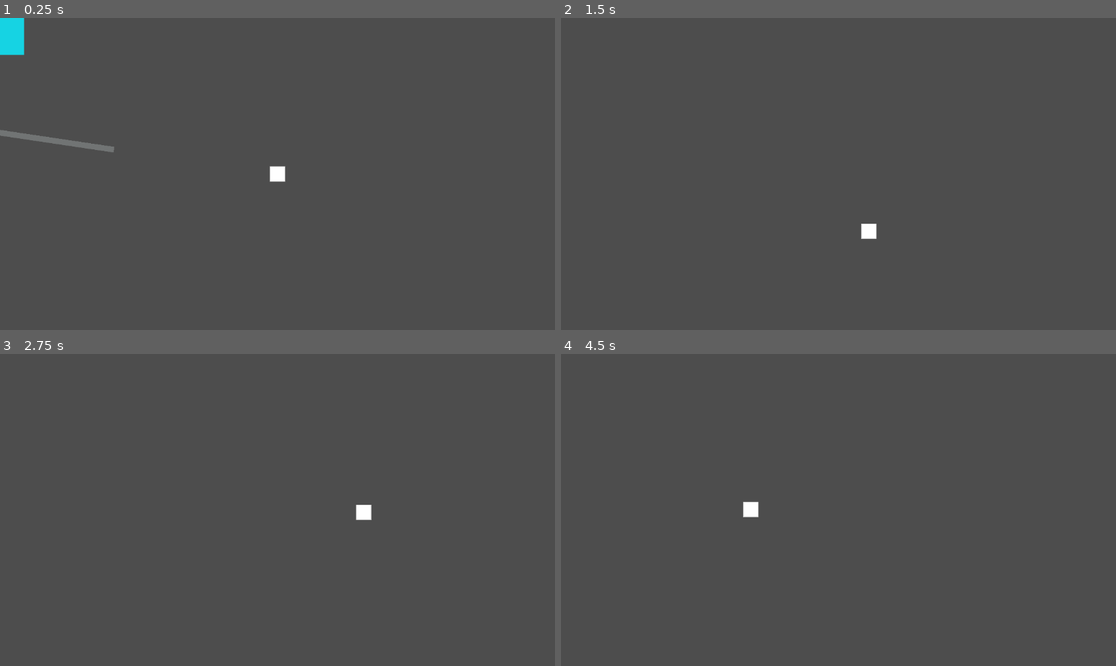
Above: before the commit, frames 1-4 (two rows, left to right).
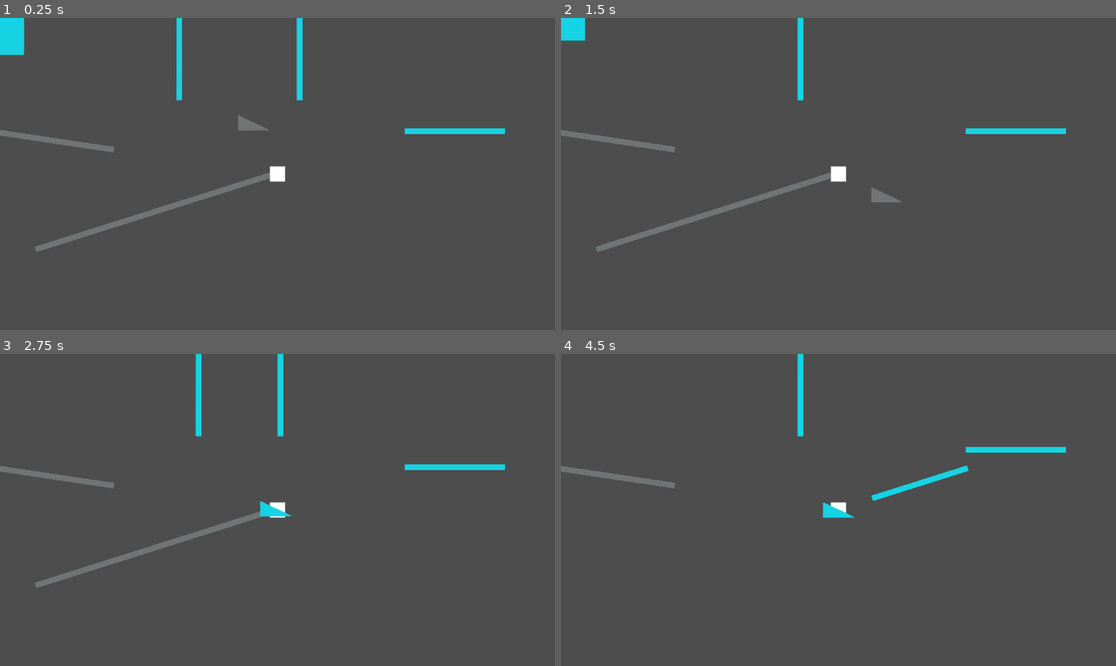
Above: after the commit, the same moments.

Repository: Abbarnan/DashNBeatScripts
Game: Godot game, scene res://Levels/MainGameMenu.tscn
Two runs of this game, one before a commit and one after it. Both use one fixed random seed, a clock stepped at 60 frames per second and the inputs below.
Inputs:
- Up to frame 1 (0.25 s): no input
- Up to frame 2 (1.5 s): hold Right (ui_right) 0.53-1.28 s; tap S (Dashing, bound only after the commit) at 0.6, 1.35 s; hold Down (ui_down) from 1.28 s (still down)
- Up to frame 3 (2.75 s): release Down (ui_down) at 2.03 s; hold Right (ui_right) from 2.03 s (still down); tap S (Dashing, bound only after the commit) at 2.1 s
- Up to frame 4 (4.5 s): release Right (ui_right) at 2.78 s; hold Up (ui_up) 2.78-3.53 s; tap S (Dashing, bound only after the commit) at 2.85, 3.6, 4.35 s; hold Left (ui_left) from 3.53 s (still down)

The runs differ from the first frame. In frame 1, 1.9% of the frame differs, in the area x 6-91%, y 0-76%; in frame 2, 2.6%, in the area x 0-91%, y 0-76%; in frame 3, 2.5%; in frame 4, 1.8%.

Commit message:
More Attack Changes

Diff:
--- a/Levels/MainGameMenu.tscn
+++ b/Levels/MainGameMenu.tscn
@@ -1,9 +1,13 @@
-[gd_scene load_steps=5 format=3 uid="uid://kbe8gnadxdcv"]
+[gd_scene load_steps=9 format=3 uid="uid://kbe8gnadxdcv"]
 
 [ext_resource type="PackedScene" uid="uid://dm5awkowbngfc" path="res://Objects/Character.tscn" id="1_md177"]
-[ext_resource type="PackedScene" uid="uid://d0jvasmw7cvtc" path="res://Objects/AngleAlignedAttack.tscn" id="2_abvts"]
+[ext_resource type="PackedScene" uid="uid://d0jvasmw7cvtc" path="res://Objects/AngleAlignedAttacks/AngleAlignedAttack.tscn" id="2_abvts"]
 [ext_resource type="Script" uid="uid://c01q3hy1h1s68" path="res://Levels/Wave_Attack.gd" id="3_67bbs"]
-[ext_resource type="PackedScene" uid="uid://cfqolgxk5g35" path="res://Objects/wave_attack.tscn" id="4_1tluk"]
+[ext_resource type="PackedScene" uid="uid://cfqolgxk5g35" path="res://Objects/Wave Attacks/wave_attack.tscn" id="4_1tluk"]
+[ext_resource type="PackedScene" uid="uid://ok8sgsdyt3u5" path="res://Objects/AngledAttacks/AngleAttack.tscn" id="5_1tluk"]
+[ext_resource type="PackedScene" uid="uid://0fkrjlisb30l" path="res://Objects/FollowingAttack/FollowingAttack(Triangle).tscn" id="6_yi0xq"]
+[ext_resource type="PackedScene" uid="uid://b31owc8kny758" path="res://Objects/Closing Attack/ClosingAttackHorizontial.tscn" id="7_87mhr"]
+[ext_resource type="PackedScene" uid="uid://80tmnsomhw53" path="res://Objects/Closing Attack/ClosingAttackVertical.tscn" id="8_p3vlp"]
 
 [node name="Node2D" type="Node2D"]
 position = Vector2(-6, -2)
@@ -11,11 +15,15 @@
 
 [node name="Character" parent="." instance=ExtResource("1_md177")]
 position = Vector2(577.372, 324.48)
+dashVelocity = 10
+dashTime = 0.25
+dashWaitTime = 3.0
 
 [node name="Attack" parent="." instance=ExtResource("2_abvts")]
 position = Vector2(-16.0381, 236.077)
 rotation = -6.18247
 wait_time = 5
+attackSpeed = 5
 
 [node name="Wave Attack" type="Node2D" parent="."]
 script = ExtResource("3_67bbs")
@@ -42,4 +50,28 @@
 [node name="Timer" type="Timer" parent="Wave Attack"]
 one_shot = true
 
+[node name="Angled Attack" parent="." instance=ExtResource("5_1tluk")]
+position = Vector2(317.9, 404.625)
+rotation = -0.306921
+wait_time = 3.0
+attackSpeed = 5
+
+[node name="Following attack" parent="." instance=ExtResource("6_yi0xq")]
+position = Vector2(497.181, 187.857)
+wait_time = 2.0
+attackSpeed = 5
+followTime = 5.0
+
+[node name="Closing Attack" parent="." instance=ExtResource("7_87mhr")]
+position = Vector2(946.248, 35.1603)
+attackSpeed = 3
+waitTime = 3
+travelDistances = 150
+
+[node name="Node2D" parent="." instance=ExtResource("8_p3vlp")]
+position = Vector2(498.184, 66.3023)
+attackSpeed = 5
+waitTime = 2
+travelDistances = 150
+
 [connection signal="timeout" from="Wave Attack/Timer" to="Wave Attack" method="_on_timer_timeout"]
--- a/Movement.gd
+++ /dev/null
@@ -1,28 +0,0 @@
-extends CharacterBody2D
-@export var currentSpeed : int
-var is_sprinting: bool = false
-var animated_sprite: AnimatedSprite2D
-var battling = false
-
-func _ready():
-	animated_sprite = $AnimatedSprite2D
-	Global.player = $"."
-func get_input():
-	var inputDir = Input.get_vector("ui_left", "ui_right", "ui_up", "ui_down")
-	velocity = inputDir * currentSpeed
-	"""
-	match inputDir:
-		Vector2(1,0):
-			velocity = inputDir * currentSpeed
-		Vector2(-1,0):
-			velocity = inputDir * currentSpeed
-		Vector2(0,-1):
-			velocity = inputDir * currentSpeed
-		Vector2(0,1):
-			velocity = inputDir * currentSpeed
-		Vector2.ZERO:
-			velocity = Vector2(0,0)
-	"""
-func _physics_process(delta):
-	get_input()
-	move_and_collide(velocity * delta)
--- a/Objects/AngleAlignedAttack.tscn
+++ b/Objects/AngleAlignedAttacks/AngleAlignedAttack.tscn
@@ -1,7 +1,7 @@
 [gd_scene load_steps=8 format=3 uid="uid://d0jvasmw7cvtc"]
 
 [ext_resource type="Texture2D" uid="uid://cawlpimic61rh" path="res://assets/DashNBeatAttacks(Physical).png" id="1_svylm"]
-[ext_resource type="Script" uid="uid://djvfx5cgflnow" path="res://Objects/angle_aligned_attack.gd" id="1_x34tp"]
+[ext_resource type="Script" uid="uid://djvfx5cgflnow" path="res://Scripts/angle_aligned_attack.gd" id="1_x34tp"]
 [ext_resource type="Texture2D" uid="uid://dut0tpgufckvp" path="res://assets/DashNBeatAttacks(Projections).png" id="2_4tf1k"]
 
 [sub_resource type="AtlasTexture" id="AtlasTexture_4tf1k"]
@@ -35,10 +35,8 @@
 size = Vector2(208, 10)
 
 [node name="Attack" type="CharacterBody2D"]
+rotation = 1.57133
 script = ExtResource("1_x34tp")
-
-[node name="Direction Node" type="Node2D" parent="."]
-position = Vector2(5, 0)
 
 [node name="AnimatedSprite2D" type="AnimatedSprite2D" parent="."]
 sprite_frames = SubResource("SpriteFrames_q74ol")
--- /dev/null
+++ b/Objects/AngledAttacks/AngleAttack.tscn
@@ -0,0 +1,54 @@
+[gd_scene load_steps=8 format=3 uid="uid://ok8sgsdyt3u5"]
+
+[ext_resource type="Script" uid="uid://bu53k8g4pjnyv" path="res://Scripts/AngledAttack.gd" id="1_64uuy"]
+[ext_resource type="Texture2D" uid="uid://cawlpimic61rh" path="res://assets/DashNBeatAttacks(Physical).png" id="2_enckr"]
+[ext_resource type="Texture2D" uid="uid://dut0tpgufckvp" path="res://assets/DashNBeatAttacks(Projections).png" id="3_7n6h3"]
+
+[sub_resource type="AtlasTexture" id="AtlasTexture_4tf1k"]
+atlas = ExtResource("2_enckr")
+region = Rect2(0, 0, 209, 12)
+
+[sub_resource type="AtlasTexture" id="AtlasTexture_q74ol"]
+atlas = ExtResource("3_7n6h3")
+region = Rect2(0, 0, 512, 12)
+
+[sub_resource type="SpriteFrames" id="SpriteFrames_58wab"]
+animations = [{
+"frames": [{
+"duration": 1.0,
+"texture": SubResource("AtlasTexture_4tf1k")
+}],
+"loop": true,
+"name": &"Actual",
+"speed": 5.0
+}, {
+"frames": [{
+"duration": 1.0,
+"texture": SubResource("AtlasTexture_q74ol")
+}],
+"loop": true,
+"name": &"Projection",
+"speed": 5.0
+}]
+
+[sub_resource type="RectangleShape2D" id="RectangleShape2D_qtscm"]
+size = Vector2(208, 10)
+
+[node name="CharacterBody2D" type="CharacterBody2D"]
+script = ExtResource("1_64uuy")
+
+[node name="AnimatedSprite2D" type="AnimatedSprite2D" parent="."]
+sprite_frames = SubResource("SpriteFrames_58wab")
+animation = &"Actual"
+
+[node name="Timer" type="Timer" parent="."]
+process_callback = 0
+wait_time = 5.0
+one_shot = true
+
+[node name="Area2D" type="Area2D" parent="."]
+
+[node name="CollisionShape2D" type="CollisionShape2D" parent="Area2D"]
+shape = SubResource("RectangleShape2D_qtscm")
+
+[connection signal="timeout" from="Timer" to="." method="_on_timer_timeout"]
--- a/Objects/Character.tscn
+++ b/Objects/Character.tscn
@@ -1,6 +1,6 @@
 [gd_scene load_steps=5 format=3 uid="uid://dm5awkowbngfc"]
 
-[ext_resource type="Script" uid="uid://bkcsg58m06i02" path="res://Movement.gd" id="1_7ig0a"]
+[ext_resource type="Script" uid="uid://bkcsg58m06i02" path="res://Scripts/Movement.gd" id="1_7ig0a"]
 [ext_resource type="Texture2D" uid="uid://dig1acp6a7hkl" path="res://assets/DashNBeat_character.png" id="1_oolk3"]
 
 [sub_resource type="SpriteFrames" id="SpriteFrames_7ig0a"]
@@ -24,8 +24,16 @@
 [node name="AnimatedSprite2D" type="AnimatedSprite2D" parent="."]
 sprite_frames = SubResource("SpriteFrames_7ig0a")
 
-[node name="CollisionShape2D" type="CollisionShape2D" parent="."]
+[node name="Camera2D" type="Camera2D" parent="."]
+position_smoothing_enabled = true
+
+[node name="Area2D" type="Area2D" parent="."]
+
+[node name="CollisionShape2D" type="CollisionShape2D" parent="Area2D"]
 shape = SubResource("RectangleShape2D_lcuhw")
 
-[node name="Camera2D" type="Camera2D" parent="."]
-position_smoothing_enabled = true
+[node name="Dash Timer" type="Timer" parent="."]
+one_shot = true
+
+[connection signal="area_entered" from="Area2D" to="." method="_on_area_2d_area_entered"]
+[connection signal="timeout" from="Dash Timer" to="." method="_on_dash_timer_timeout"]
--- /dev/null
+++ b/Objects/Closing Attack/ClosingAttackHorizontial.tscn
@@ -0,0 +1,71 @@
+[gd_scene load_steps=9 format=3 uid="uid://b31owc8kny758"]
+
+[ext_resource type="Script" uid="uid://k5wymo7vycy4" path="res://Scripts/closing_attack_horizontial.gd" id="1_y0onq"]
+[ext_resource type="Texture2D" uid="uid://cawlpimic61rh" path="res://assets/DashNBeatAttacks(Physical).png" id="2_5nyq0"]
+[ext_resource type="Texture2D" uid="uid://dut0tpgufckvp" path="res://assets/DashNBeatAttacks(Projections).png" id="3_1lx4h"]
+
+[sub_resource type="AtlasTexture" id="AtlasTexture_4tf1k"]
+atlas = ExtResource("2_5nyq0")
+region = Rect2(0, 0, 209, 12)
+
+[sub_resource type="AtlasTexture" id="AtlasTexture_q74ol"]
+atlas = ExtResource("3_1lx4h")
+region = Rect2(0, 0, 512, 12)
+
+[sub_resource type="SpriteFrames" id="SpriteFrames_x44j7"]
+animations = [{
+"frames": [{
+"duration": 1.0,
+"texture": SubResource("AtlasTexture_4tf1k")
+}],
+"loop": true,
+"name": &"Actual",
+"speed": 5.0
+}, {
+"frames": [{
+"duration": 1.0,
+"texture": SubResource("AtlasTexture_q74ol")
+}],
+"loop": true,
+"name": &"Projection",
+"speed": 5.0
+}]
+
+[sub_resource type="RectangleShape2D" id="RectangleShape2D_gvl1y"]
+size = Vector2(208, 12)
+
+[sub_resource type="RectangleShape2D" id="RectangleShape2D_t63x5"]
+size = Vector2(209, 12)
+
+[node name="Node2D" type="Node2D"]
+script = ExtResource("1_y0onq")
+
+[node name="Top Wall" type="CharacterBody2D" parent="."]
+position = Vector2(0, -200)
+
+[node name="AnimatedSprite2D" type="AnimatedSprite2D" parent="Top Wall"]
+sprite_frames = SubResource("SpriteFrames_x44j7")
+animation = &"Actual"
+
+[node name="Area2D" type="Area2D" parent="Top Wall"]
+
+[node name="CollisionShape2D" type="CollisionShape2D" parent="Top Wall/Area2D"]
+shape = SubResource("RectangleShape2D_gvl1y")
+
+[node name="Bottom Wall" type="CharacterBody2D" parent="."]
+position = Vector2(0, 200)
+
+[node name="AnimatedSprite2D" type="AnimatedSprite2D" parent="Bottom Wall"]
+sprite_frames = SubResource("SpriteFrames_x44j7")
+animation = &"Actual"
+
+[node name="Area2D" type="Area2D" parent="Bottom Wall"]
+
+[node name="CollisionShape2D" type="CollisionShape2D" parent="Bottom Wall/Area2D"]
+position = Vector2(-0.5, 0)
+shape = SubResource("RectangleShape2D_t63x5")
+
+[node name="Timer" type="Timer" parent="."]
+one_shot = true
+
+[connection signal="timeout" from="Timer" to="." method="_on_timer_timeout"]
--- /dev/null
+++ b/Objects/Closing Attack/ClosingAttackVertical.tscn
@@ -0,0 +1,72 @@
+[gd_scene load_steps=9 format=3 uid="uid://80tmnsomhw53"]
+
+[ext_resource type="Script" uid="uid://biuxaq4ci1fn8" path="res://Scripts/ClosingAttackVertical.gd" id="1_ir5vp"]
+[ext_resource type="Texture2D" uid="uid://cawlpimic61rh" path="res://assets/DashNBeatAttacks(Physical).png" id="2_k7trm"]
+[ext_resource type="Texture2D" uid="uid://dut0tpgufckvp" path="res://assets/DashNBeatAttacks(Projections).png" id="3_h7vud"]
+
+[sub_resource type="AtlasTexture" id="AtlasTexture_4tf1k"]
+atlas = ExtResource("2_k7trm")
+region = Rect2(0, 0, 209, 12)
+
+[sub_resource type="AtlasTexture" id="AtlasTexture_q74ol"]
+atlas = ExtResource("3_h7vud")
+region = Rect2(0, 0, 512, 12)
+
+[sub_resource type="SpriteFrames" id="SpriteFrames_x44j7"]
+animations = [{
+"frames": [{
+"duration": 1.0,
+"texture": SubResource("AtlasTexture_4tf1k")
+}],
+"loop": true,
+"name": &"Actual",
+"speed": 5.0
+}, {
+"frames": [{
+"duration": 1.0,
+"texture": SubResource("AtlasTexture_q74ol")
+}],
+"loop": true,
+"name": &"Projection",
+"speed": 5.0
+}]
+
+[sub_resource type="RectangleShape2D" id="RectangleShape2D_gvl1y"]
+size = Vector2(208, 12)
+
+[sub_resource type="RectangleShape2D" id="RectangleShape2D_t63x5"]
+size = Vector2(209, 12)
+
+[node name="Node2D" type="Node2D"]
+rotation = 1.57256
+script = ExtResource("1_ir5vp")
+
+[node name="Right Wall" type="CharacterBody2D" parent="."]
+position = Vector2(0, -200)
+
+[node name="AnimatedSprite2D" type="AnimatedSprite2D" parent="Right Wall"]
+sprite_frames = SubResource("SpriteFrames_x44j7")
+animation = &"Actual"
+
+[node name="Area2D" type="Area2D" parent="Right Wall"]
+
+[node name="CollisionShape2D" type="CollisionShape2D" parent="Right Wall/Area2D"]
+shape = SubResource("RectangleShape2D_gvl1y")
+
+[node name="Left Wall" type="CharacterBody2D" parent="."]
+position = Vector2(0, 200)
+
+[node name="AnimatedSprite2D" type="AnimatedSprite2D" parent="Left Wall"]
+sprite_frames = SubResource("SpriteFrames_x44j7")
+animation = &"Actual"
+
+[node name="Area2D" type="Area2D" parent="Left Wall"]
+
+[node name="CollisionShape2D" type="CollisionShape2D" parent="Left Wall/Area2D"]
+position = Vector2(-0.5, 0)
+shape = SubResource("RectangleShape2D_t63x5")
+
+[node name="Timer" type="Timer" parent="."]
+one_shot = true
+
+[connection signal="timeout" from="Timer" to="." method="_on_timer_timeout"]
--- /dev/null
+++ b/Objects/FollowingAttack/FollowingAttack(Triangle).tscn
@@ -0,0 +1,54 @@
+[gd_scene load_steps=7 format=3 uid="uid://0fkrjlisb30l"]
+
+[ext_resource type="Script" uid="uid://o1jbxh2yh33j" path="res://Scripts/FollowingAttack.gd" id="1_fxr2v"]
+[ext_resource type="Texture2D" uid="uid://cawlpimic61rh" path="res://assets/DashNBeatAttacks(Physical).png" id="2_dny8u"]
+[ext_resource type="Texture2D" uid="uid://dut0tpgufckvp" path="res://assets/DashNBeatAttacks(Projections).png" id="3_jmj81"]
+
+[sub_resource type="AtlasTexture" id="AtlasTexture_kw42x"]
+atlas = ExtResource("2_dny8u")
+region = Rect2(64, 32, 64, 32)
+
+[sub_resource type="AtlasTexture" id="AtlasTexture_boyao"]
+atlas = ExtResource("3_jmj81")
+region = Rect2(64, 32, 64, 32)
+
+[sub_resource type="SpriteFrames" id="SpriteFrames_i4p58"]
+animations = [{
+"frames": [{
+"duration": 1.0,
+"texture": SubResource("AtlasTexture_kw42x")
+}],
+"loop": true,
+"name": &"Actual",
+"speed": 5.0
+}, {
+"frames": [{
+"duration": 1.0,
+"texture": SubResource("AtlasTexture_boyao")
+}],
+"loop": true,
+"name": &"Projection",
+"speed": 5.0
+}]
+
+[node name="Angled Attack" type="CharacterBody2D"]
+position = Vector2(-9.53674e-07, 9.53674e-07)
+rotation = -0.00866439
+script = ExtResource("1_fxr2v")
+
+[node name="AnimatedSprite2D" type="AnimatedSprite2D" parent="."]
+sprite_frames = SubResource("SpriteFrames_i4p58")
+animation = &"Projection"
+
+[node name="Timer" type="Timer" parent="."]
+process_callback = 0
+wait_time = 5.0
+one_shot = true
+
+[node name="Area2D" type="Area2D" parent="."]
+
+[node name="CollisionShape2D" type="CollisionPolygon2D" parent="Area2D"]
+position = Vector2(-0.551076, -0.0364408)
+polygon = PackedVector2Array(0.680466, -0.731659, 31.8262, 14.166, 32.2533, 16.361, -32.0347, 16.1124, -31.4287, -15.8975, -28.2704, -16.0564)
+
+[connection signal="timeout" from="Timer" to="." method="_on_timer_timeout"]
--- /dev/null
+++ b/Scripts/AngledAttack.gd
@@ -0,0 +1,21 @@
+extends CharacterBody2D
+var sprite = AnimatedSprite2D
+var timer = Timer
+var attackMove = false
+var angle : float
+@export var wait_time : float
+@export var attackSpeed : int
+func _ready() -> void:
+	sprite = $AnimatedSprite2D
+	timer = $Timer
+	sprite.play("Projection")
+	timer.start(wait_time)
+func _process(delta: float) -> void:
+	if attackMove:
+		var move_dir = Vector2(cos(angle*-1)*attackSpeed,sin(angle)*attackSpeed)
+		position+= move_dir
+
+func _on_timer_timeout() -> void:
+	angle = transform.get_rotation()
+	sprite.play("Actual")
+	attackMove = true
--- /dev/null
+++ b/Scripts/ClosingAttackVertical.gd
@@ -0,0 +1,36 @@
+extends Node2D
+var timer : Timer
+var rightSprite : AnimatedSprite2D
+var leftSprite : AnimatedSprite2D
+var rightWall : CharacterBody2D
+var leftWall : CharacterBody2D
+var moveAttack = false
+var rightStartingX : int
+var leftStartingX : int
+@export var attackSpeed : int
+@export var waitTime : int
+@export var travelDistances : int
+
+func _ready() -> void:
+	rightSprite = $"Right Wall/AnimatedSprite2D"
+	leftSprite = $"Left Wall/AnimatedSprite2D"
+	rightWall = $"Right Wall"
+	leftWall = $"Left Wall"
+	rightStartingX = rightWall.position.x
+	leftStartingX = leftWall.position.x
+	timer = $Timer
+	timer.start(waitTime)
+
+func _process(delta: float) -> void:
+	if moveAttack:
+		leftWall.position.y += attackSpeed
+		rightWall.position.y -= attackSpeed
+		if abs(leftWall.position.y - leftStartingX) > travelDistances and abs(rightWall.position.y - rightStartingX) > travelDistances:
+			moveAttack = false
+	if(!moveAttack and leftWall.position.y != leftStartingX):
+		leftWall.position.y -= attackSpeed
+		rightWall.position.y += attackSpeed
+func _on_timer_timeout() -> void:
+	moveAttack = true
+	leftSprite.play("Actual")
+	rightSprite.play("Actual")
--- a/Objects/angle_aligned_attack.gd
+++ b/Scripts/FollowingAttack.gd
@@ -1,38 +1,34 @@
 extends CharacterBody2D
 var player : CharacterBody2D
 var angle_in_Rad : float
-var rotation_direction : int
 var sprite = AnimatedSprite2D
 var timer = Timer
 var move_Attack = false
-var slope : int
-var right_side_node : Node2D
 var move_dir : Vector2
 var dirNode : Node2D
-@export var wait_time : int;
+@export var wait_time : float
+@export var attackSpeed : int
+@export var followTime : float
 func _ready() -> void:
-	dirNode = $"Direction Node"
-	dirNode.position += position
 	player = $"../Character"
 	sprite = $AnimatedSprite2D
 	timer = $Timer
-	right_side_node = $"RS node"
 	sprite.play("Projection")
 	timer.start(wait_time)
 func degrees_Calculation():
 	angle_in_Rad = atan2(player.position.y - position.y, player.position.x - position.x)
 func _process(delta: float) -> void:
 	if !move_Attack:
+		transform.rotated(0.5)
+		position+=Vector2(attackSpeed/2,attackSpeed/2)
+	else:
 		degrees_Calculation()
-		rotation = angle_in_Rad
+		sprite.play("Actual")
+		move_dir = Vector2(cos(angle_in_Rad)*attackSpeed,sin(angle_in_Rad)*attackSpeed)
+		position+=move_dir
+func _on_timer_timeout() -> void:
+	if !move_Attack:
+		move_Attack = true
+		timer.start(followTime)
 	else:
-		sprite.play("Actual")
-		position += move_dir
-
-
-func _on_timer_timeout() -> void:
-	move_dir = Vector2(cos(angle_in_Rad)*(dirNode.position.x - position.x),sin(angle_in_Rad)*(dirNode.position.y - position.y))
-	print(position)
-	print(dirNode.position)
-	print(move_dir)
-	move_Attack = true
+		move_Attack = false
--- /dev/null
+++ b/Scripts/Movement.gd
@@ -0,0 +1,38 @@
+extends CharacterBody2D
+@export var currentSpeed : int
+@export var dashVelocity : int
+@export var dashTime : float
+@export var dashWaitTime : float
+var timer : Timer
+var is_sprinting: bool = false
+var canDash = true
+var animated_sprite: AnimatedSprite2D
+var battling = false
+var alive = true
+var isDashing = false
+func _ready():
+	timer = $"Dash Timer"
+	animated_sprite = $AnimatedSprite2D
+	Global.player = $"."
+func get_input():
+	var inputDir = Input.get_vector("ui_left", "ui_right", "ui_up", "ui_down")
+	if !isDashing:
+		velocity = inputDir * currentSpeed
+	else:
+		velocity = inputDir * dashVelocity
+func _physics_process(delta):
+	if Input.is_action_just_pressed("Dashing") and canDash:
+		isDashing = true
+	if(!isDashing):
+		move_and_collide(velocity * delta)
+	else:
+		move_and_collide(velocity * dashTime)
+		isDashing = false
+		canDash = false
+		timer.start(dashWaitTime)
+func _on_area_2d_area_entered(area: Area2D) -> void:
+	print("Hit")
+	if area.is_in_group("Attack"):
+		alive = false
+func _on_dash_timer_timeout() -> void:
+	canDash = true
--- /dev/null
+++ b/Scripts/angle_aligned_attack.gd
@@ -0,0 +1,33 @@
+extends CharacterBody2D
+var player : CharacterBody2D
+var angle_in_Rad : float
+var rotation_direction : int
+var sprite = AnimatedSprite2D
+var timer = Timer
+var move_Attack = false
+var slope : int
+var right_side_node : Node2D
+var move_dir : Vector2
+var dirNode : Node2D
+@export var wait_time : int;
+@export var attackSpeed : int
+@export var dashSpeed : int
+func _ready() -> void:
+	player = $"../Character"
+	sprite = $AnimatedSprite2D
+	timer = $Timer
+	right_side_node = $"RS node"
+	sprite.play("Projection")
+	timer.start(wait_time)
+func degrees_Calculation():
+	angle_in_Rad = atan2(player.position.y - position.y, player.position.x - position.x)
+func _process(delta: float) -> void:
+	if !move_Attack:
+		degrees_Calculation()
+		rotation = angle_in_Rad
+	else:
+		sprite.play("Actual")
+		position+=move_dir
+func _on_timer_timeout() -> void:
+	move_dir = Vector2(cos(angle_in_Rad)*attackSpeed,sin(angle_in_Rad)*attackSpeed)
+	move_Attack = true
--- /dev/null
+++ b/Scripts/closing_attack_horizontial.gd
@@ -0,0 +1,36 @@
+extends Node2D
+var timer : Timer
+var topSprite : AnimatedSprite2D
+var bottomSprite : AnimatedSprite2D
+var topWall : CharacterBody2D
+var bottomWall : CharacterBody2D
+var moveAttack = false
+var topStartingY : int
+var bottomStartingY : int
+@export var attackSpeed : int
+@export var waitTime : int
+@export var travelDistances : int
+
+func _ready() -> void:
+	topSprite = $"Top Wall/AnimatedSprite2D"
+	bottomSprite = $"Bottom Wall/AnimatedSprite2D"
+	topWall = $"Top Wall"
+	bottomWall = $"Bottom Wall"
+	topStartingY = topWall.position.y
+	bottomStartingY = bottomWall.position.y
+	timer = $Timer
+	timer.start(waitTime)
+
+func _process(delta: float) -> void:
+	if moveAttack:
+		bottomWall.position.y -= attackSpeed
+		topWall.position.y += attackSpeed
+		if abs(bottomWall.position.y - bottomStartingY) > travelDistances and abs(bottomWall.position.y - bottomStartingY) > travelDistances:
+			moveAttack = false
+	if(!moveAttack and bottomWall.position.y != bottomStartingY):
+		bottomWall.position.y += attackSpeed
+		topWall.position.y -= attackSpeed
+func _on_timer_timeout() -> void:
+	moveAttack = true
+	bottomSprite.play("Actual")
+	topSprite.play("Actual")
--- a/project.godot
+++ b/project.godot
@@ -17,8 +17,16 @@
 
 [autoload]
 
-Global="*res://global.gd"
+Global="*res://Scripts/global.gd"
 
 [dotnet]
 
 project/assembly_name="DashNBeat"
+
+[input]
+
+Dashing={
+"deadzone": 0.2,
+"events": [Object(InputEventKey,"resource_local_to_scene":false,"resource_name":"","device":0,"window_id":0,"alt_pressed":false,"shift_pressed":false,"ctrl_pressed":false,"meta_pressed":false,"pressed":false,"keycode":0,"physical_keycode":83,"key_label":0,"unicode":0,"location":0,"echo":false,"script":null)
+]
+}
Renamed: Objects/wave_attack.tscn -> Objects/Wave Attacks/wave_attack.tscn
Not shown, added: Scripts/AngledAttack.gd.uid
Renamed: Objects/AttackScript.gd -> Scripts/AttackScript.gd
Renamed: Objects/AttackScript.gd.uid -> Scripts/AttackScript.gd.uid
Not shown, added: Scripts/ClosingAttackVertical.gd.uid
Not shown, added: Scripts/FollowingAttack.gd.uid
Renamed: Movement.gd.uid -> Scripts/Movement.gd.uid
Renamed: Objects/angle_aligned_attack.gd.uid -> Scripts/angle_aligned_attack.gd.uid
Not shown, added: Scripts/closing_attack_horizontial.gd.uid
Renamed: global.gd -> Scripts/global.gd
Renamed: global.gd.uid -> Scripts/global.gd.uid
